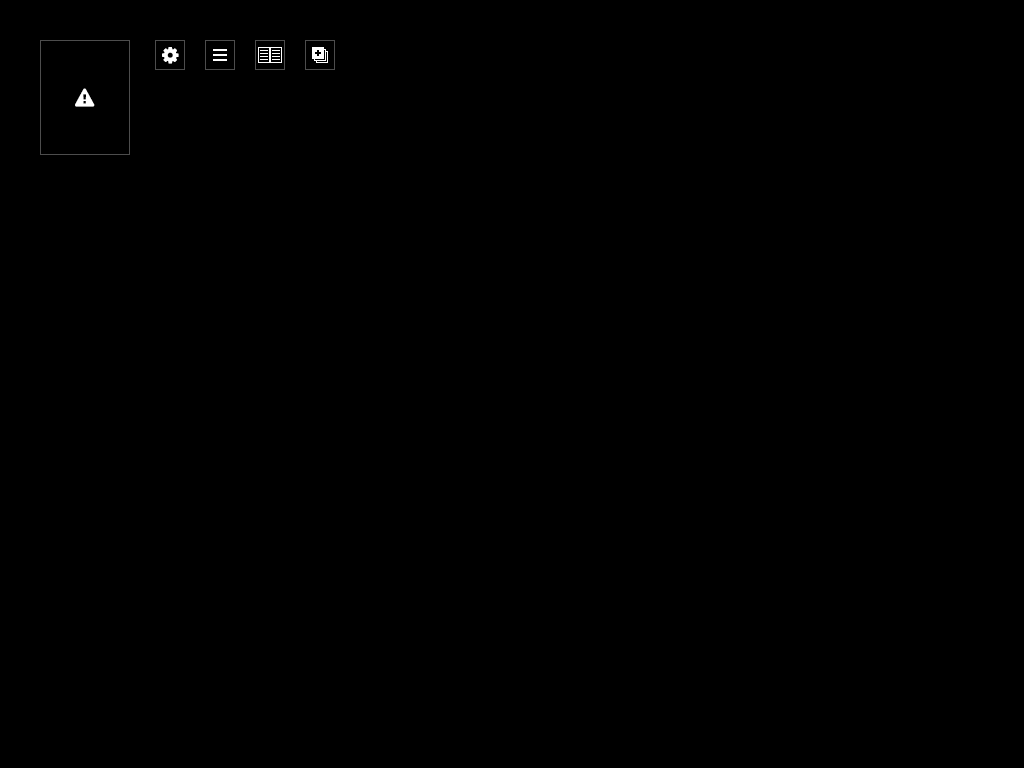
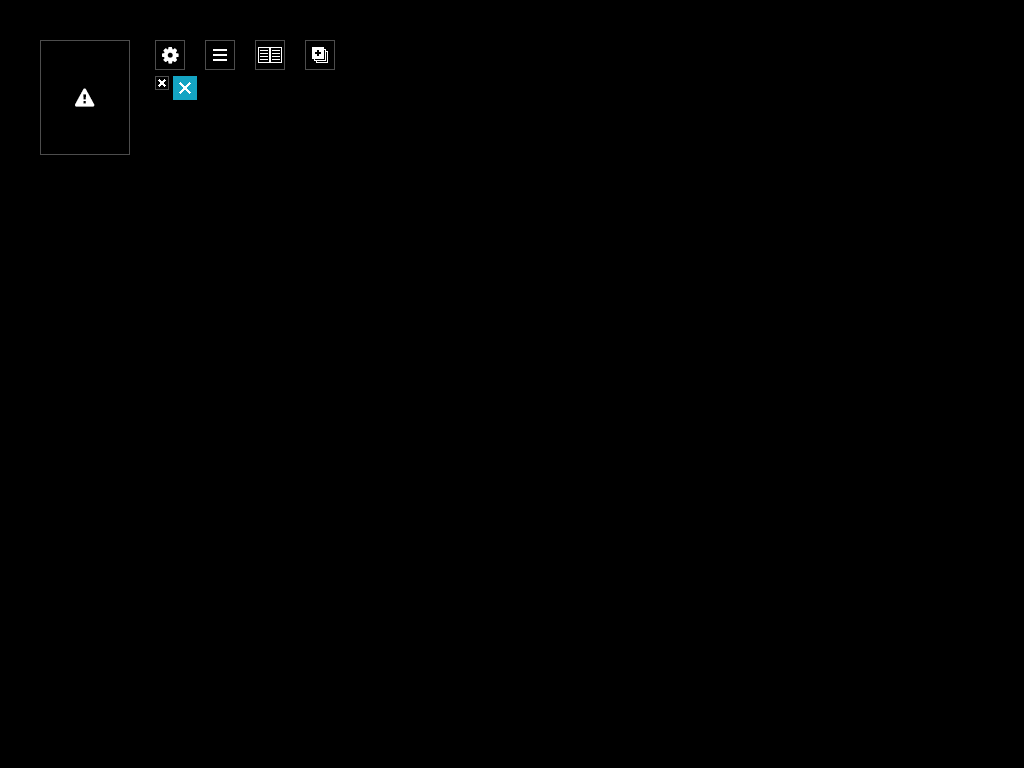
Layered file, before and after one edit (1024x768). Changes by layer:
added group "close" with 4 layers above "close acknowledgements" over 173, 76, 197, 100
added layer "cross copy" in group "close" over 179, 82, 191, 94
added layer "bg" in group "close" over 173, 76, 197, 100
added group "close acknowledgements" with 2 layers above "paging" over 155, 76, 169, 90
added layer "Layer 8" in group "close acknowledgements" over 155, 76, 169, 90
added layer "Layer 7" in group "close acknowledgements" over 158, 79, 166, 87
